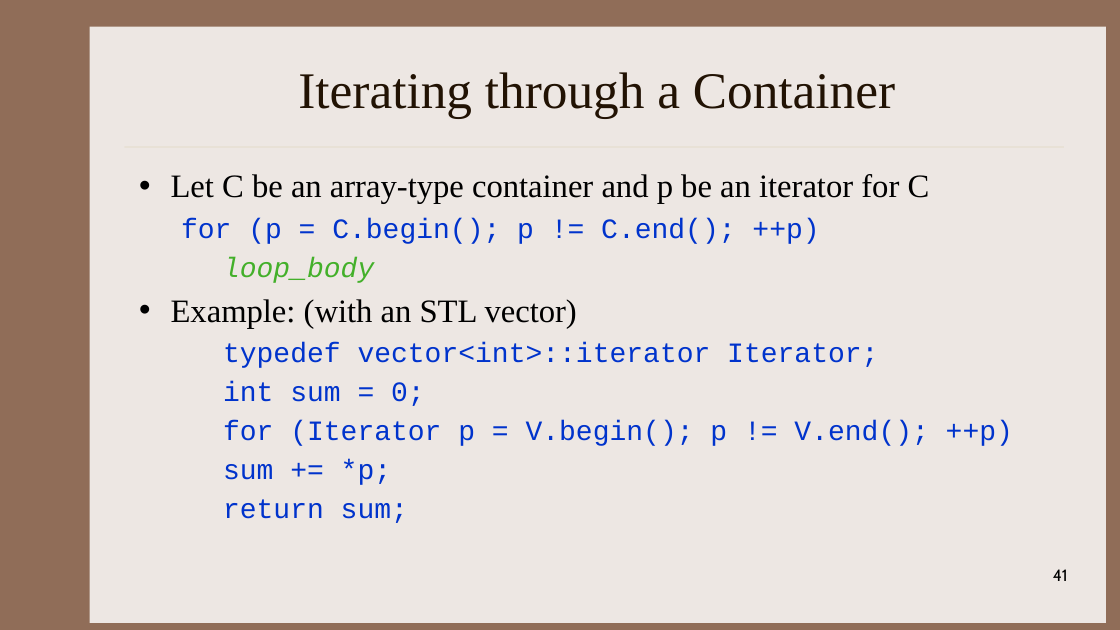
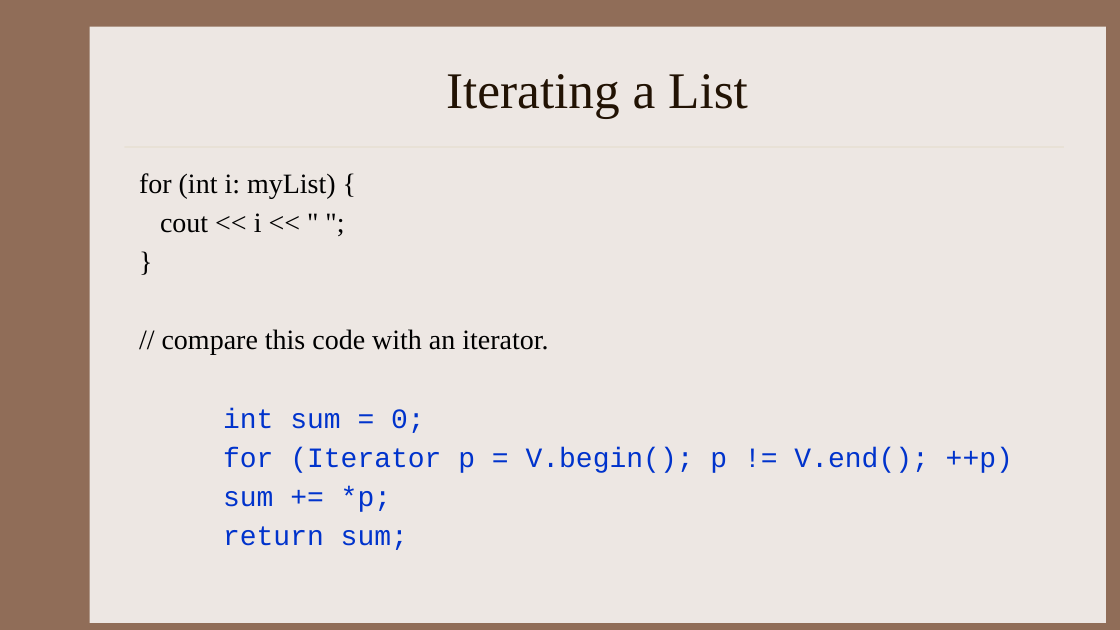
Before and after one commit to kapsitis/rbs-datastructures, a slide deck: slide 33 of slides/DS_Week04_01_Lists.pptx (slide 41 before the commit). Drawn at 1120x630 pixels with LibreOffice and Linux fonts; fonts in the diff are those of the drawing. Boxes give left, top, right and bottom in pixels: in the first picture for what was removed or moved away, otherwise in the second. Text is boxed around its words. In the diff, an @@ line names an element or a change of style, - is before the commit and + after.

```diff
--- a/slides/DS_Week04_01_Lists.pptx
+++ b/slides/DS_Week04_01_Lists.pptx
@@ title at (446,74,748,118): text changed @@
-Iterating through a Container
+Iterating a List
@@ text at (139,173,548,355): text changed; font Courier New to Times New Roman @@
-• Let C be an array-type container and p be an iterator for C
-  for (p = C.begin(); p != C.end(); ++p)
-    loop_body
-• Example: (with an STL vector)
-    typedef vector<int>::iterator Iterator;
+for (int i: myList) {
+cout << i << " ";
+}
+// compare this code with an iterator.
@@ page number removed at (1053,569,1068,581) @@
-41
```
Also in this commit, not shown: 2 other slides changed, 6 other files.
